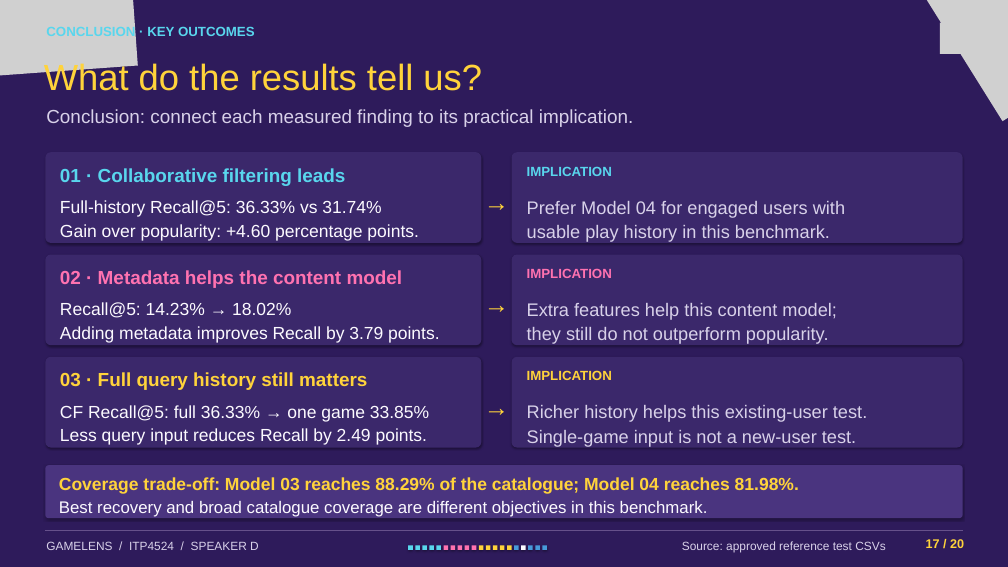
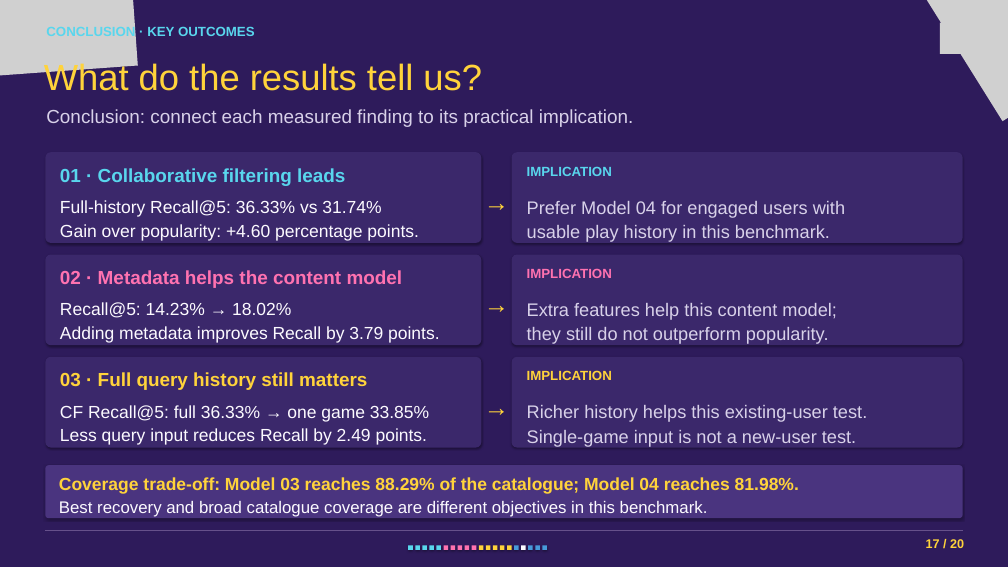
Before and after one commit to CalebChan411/ITP4524GP, a slide deck: slide 17 of part_b/game_recommendation/presentation.pptx. Drawn at 1008x567 pixels with LibreOffice and Linux fonts; fonts in the diff are those of the drawing; grey boxes stand for pictures. Boxes give left, top, right and bottom in pixels: in the first picture for what was removed or moved away, otherwise in the second. Text is boxed around its words. In the diff, an @@ line names an element or a change of style, - is before the commit and + after.

```diff
--- a/part_b/game_recommendation/presentation.pptx
+++ b/part_b/game_recommendation/presentation.pptx
@@ text removed at box(46, 541, 259, 550) @@
-GAMELENS / ITP4524 / SPEAKER D
@@ text removed at box(682, 541, 885, 553) @@
-Source: approved reference test CSVs
```
Also in this commit, not shown: 17 other slides changed, 1 slide added, 1 slide removed, 4 other files.
